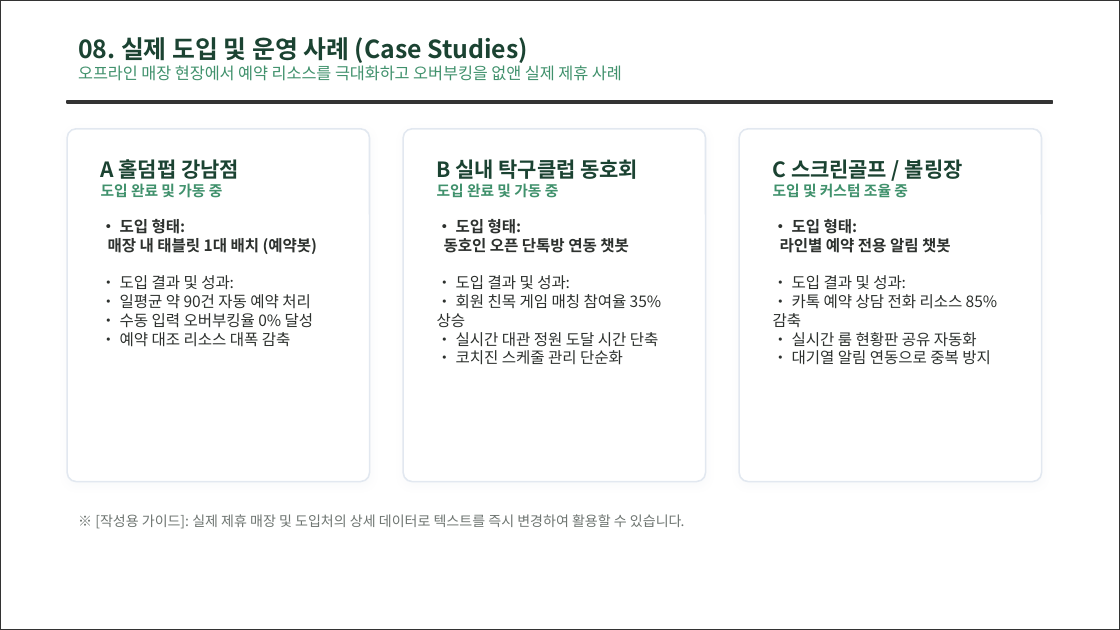
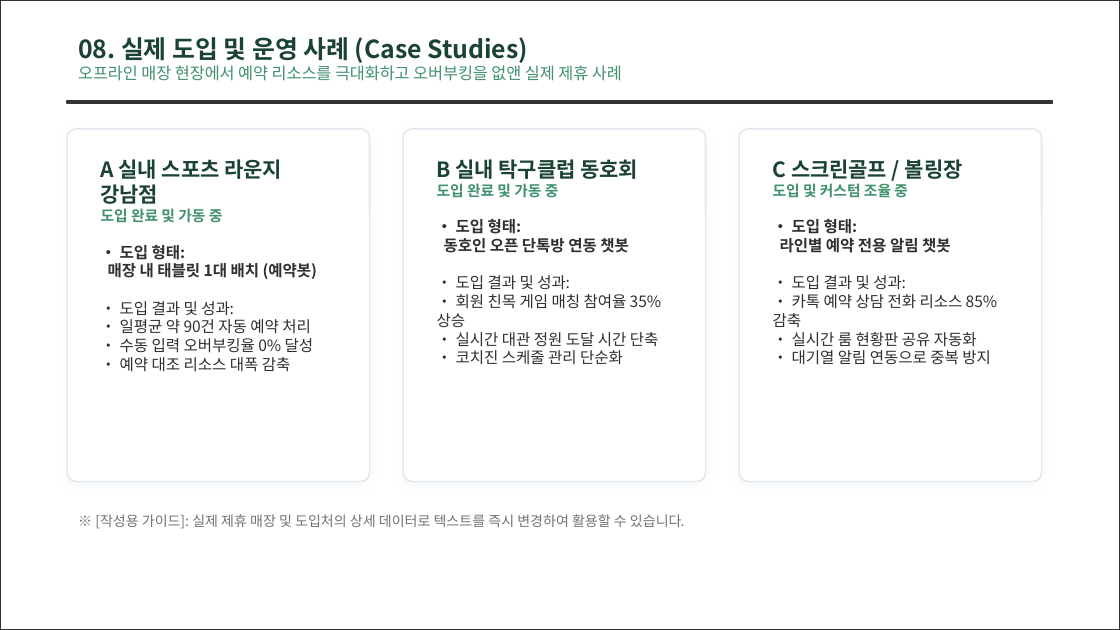
Before and after one commit to kg3546549/kakao_chatbot_reservation, a slide deck: slide 9 of presentation/presentation.pptx. Drawn at 1120x630 pixels with LibreOffice and Linux fonts; fonts in the diff are those of the drawing. Boxes give left, top, right and bottom in pixels: in the first picture for what was removed or moved away, otherwise in the second. Text is boxed around its words. In the diff, an @@ line names an element or a change of style, - is before the commit and + after.

Commit message:
feat: rebrand app to 모두예약 and refresh Android assets
- replace legacy venue branding and examples across app UI, docs, and presentation assets

- apply new 모두예약 naming to app label, login title, and Android listener label

- add and wire new generated logo source, regenerate launcher icons, and update splash resources for pre-Android 12 and Android 12+

- normalize app background and icon/splash background color to #FEFEFE for consistent visual surfaces

- harden tenant list loading so inaccessible tenant documents are skipped instead of failing the full store list

- add rollout summary doc covering branding, device validation, App Check issue, and release signing caveat

```diff
--- a/presentation/presentation.pptx
+++ b/presentation/presentation.pptx
@@ text at (101,159,318,316): text changed @@
-A 홀덤펍 강남점
-도입 완료 및 가동 중
-• 도입 형태:
-매장 내 태블릿 1대 배치 (예약봇)
-• 도입 결과 및 성과:
+A 실내 스포츠 라운지 강남점
+도입 완료 및 가동 중
+• 도입 형태:
+매장 내 태블릿 1대 배치 (예약봇)
+• 도입 결과 및 성과:
```
Also in this commit, not shown: 1 other slide changed, 34 other files.
